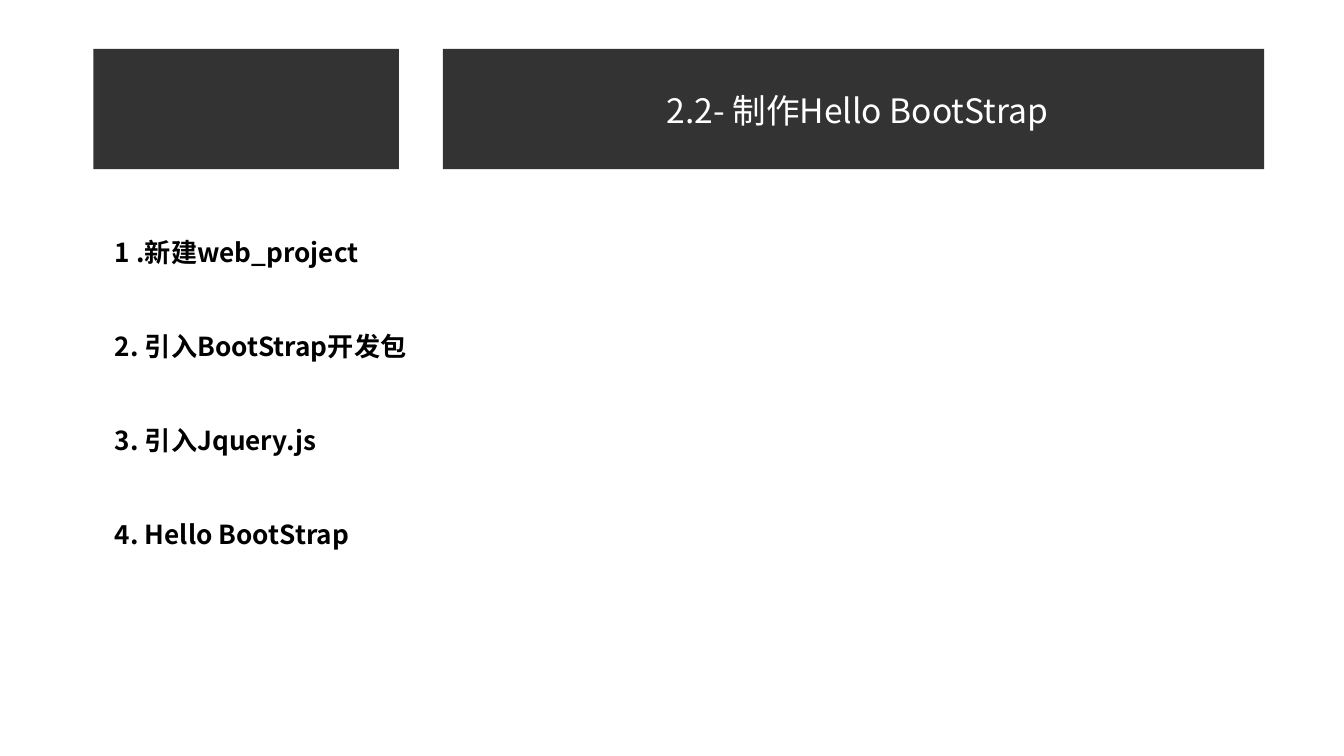
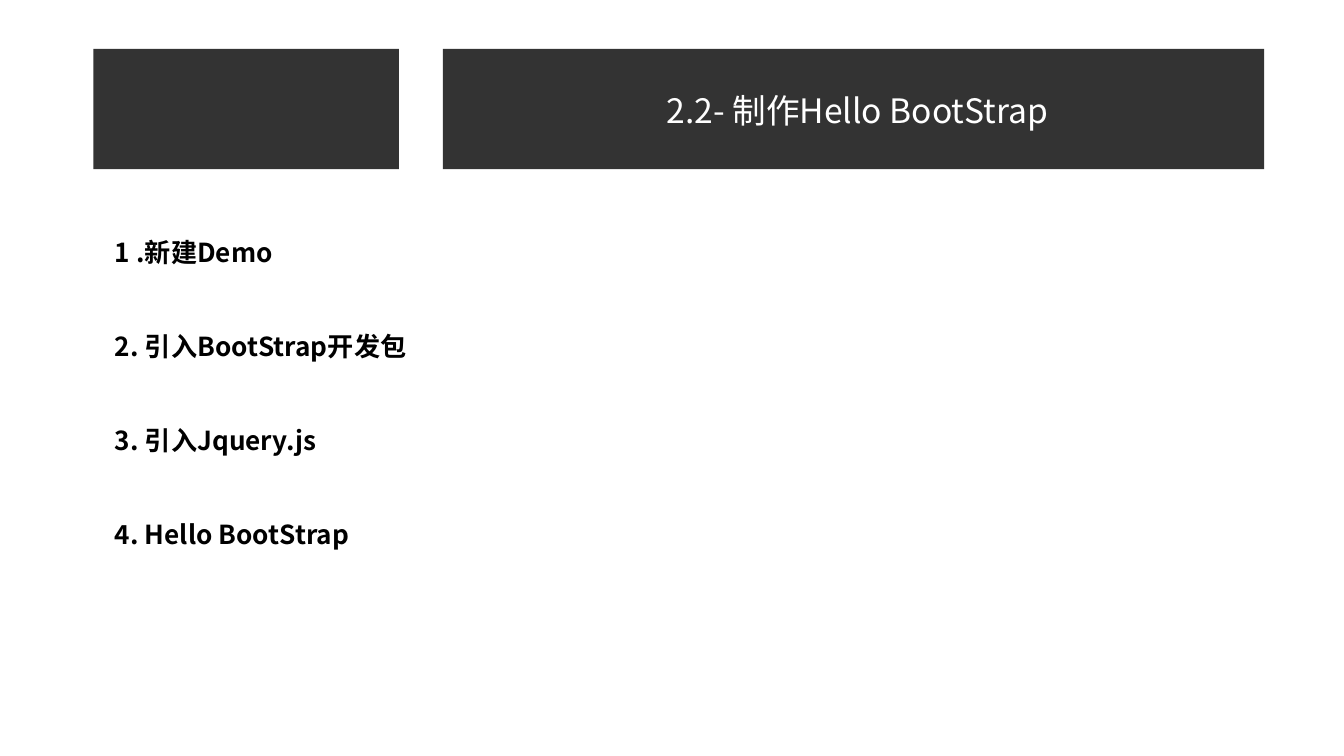
Before and after one commit to lovewula/one_month, a slide deck: slide 7 of bootstarp/BootStrap实战【潭州学院】.ppt (slide 8 before the commit). Drawn at 1344x756 pixels with LibreOffice and Linux fonts; fonts in the diff are those of the drawing; background and template pictures are left out. Boxes give left, top, right and bottom in pixels: in the first picture for what was removed or moved away, otherwise in the second. Text is boxed around its words. In the diff, an @@ line names an element or a change of style, - is before the commit and + after.

```diff
--- a/bootstarp/BootStrap实战【潭州学院】.ppt
+++ b/bootstarp/BootStrap实战【潭州学院】.ppt
@@ text at <box>115,239,272,265</box>: text changed @@
-1 .新建web_project
+1 .新建Demo
```
Also in this commit, not shown: 2 other slides changed, 2 slides removed.
